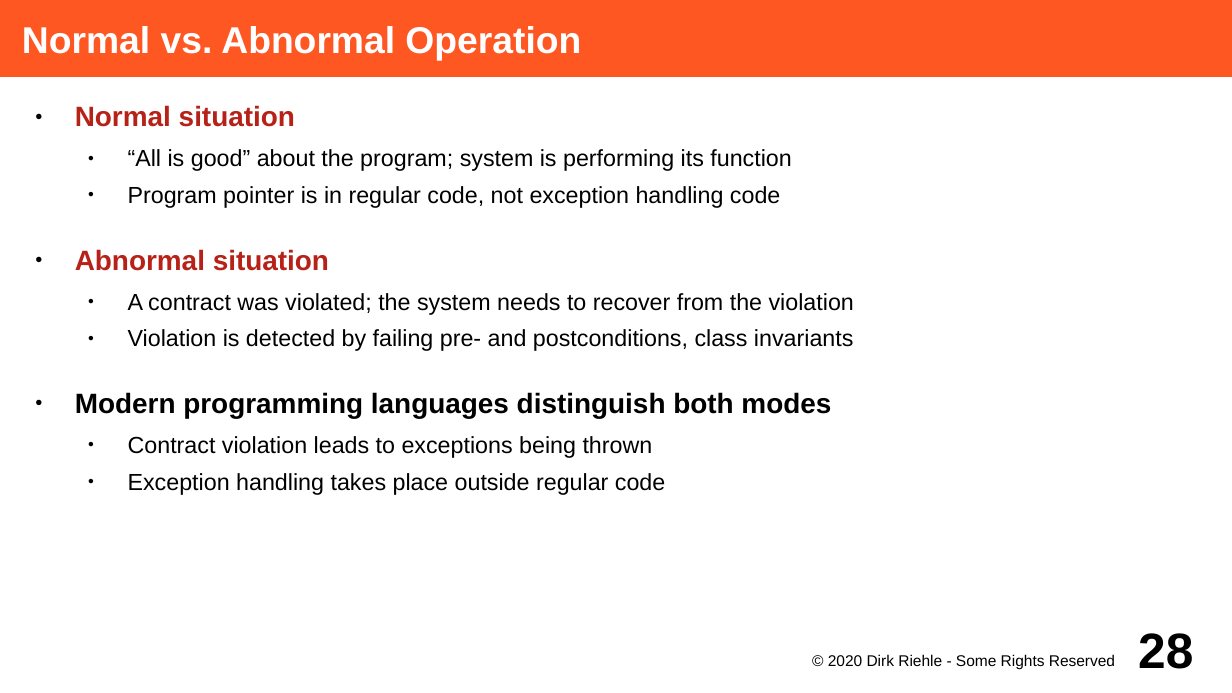
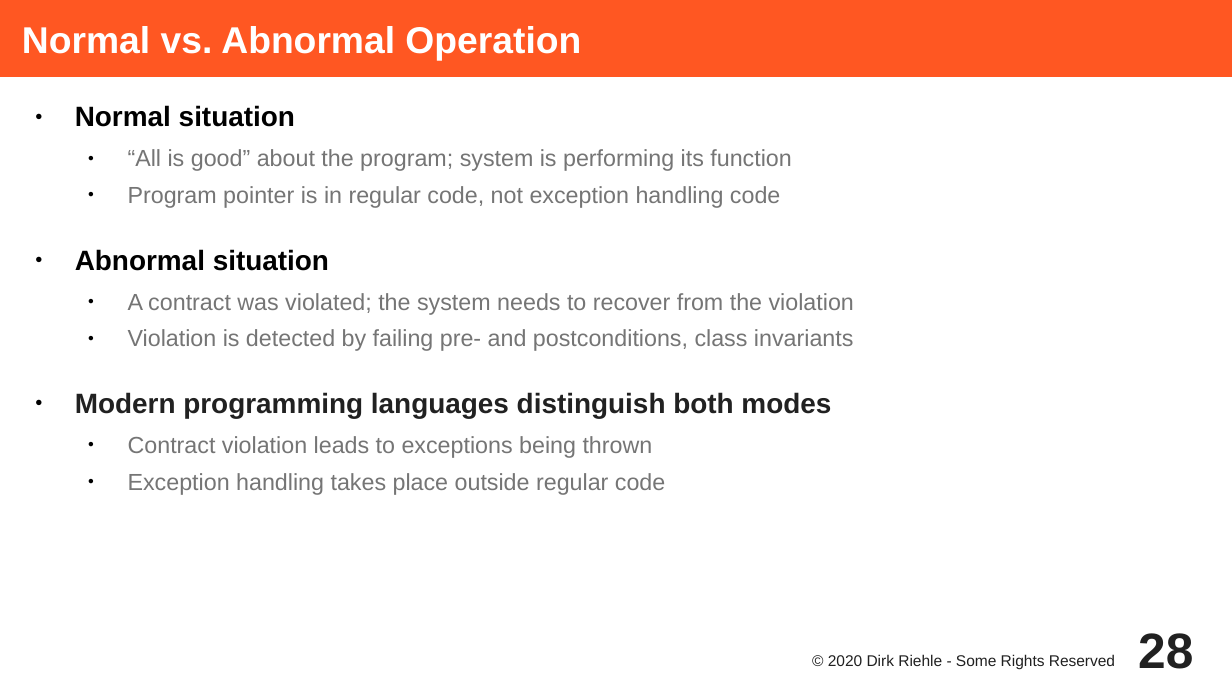
Before and after one commit to dirkriehle/adap-course, a slide deck: slide 28 of Lecture Slides/ADAP C05 - Design by Contract.odp. Drawn at 1232x693 pixels with LibreOffice and Linux fonts; fonts in the diff are those of the drawing. Boxes give left, top, right and bottom in pixels: in the first picture for what was removed or moved away, otherwise in the second. Text is boxed around its words. In the diff, an @@ line names an element or a change of style, - is before the commit and + after.

```diff
--- a/Lecture Slides/ADAP C05 - Design by Contract.odp
+++ b/Lecture Slides/ADAP C05 - Design by Contract.odp
@@ text "Normal situation" at box(75, 105, 854, 495): text colour #B62118 to #000000 in "Normal situation", "Abnormal situation"; text colour #000000 to #757575 in "“All is good” about the program; system ...", "Program pointer is in regular code, not ...", "A contract was violated; the system needs ...", "Violation is detected by failing pre- and ..." and 2 more places; text colour #000000 to #212121 in "Modern programming languages distinguish both modes" @@
@@ page number at box(1138, 633, 1193, 669): text colour #000000 to #212121 @@
@@ text "© 2020 Dirk Riehle - ..." at box(828, 654, 1115, 670): text colour #000000 to #212121 @@
```
Also in this commit, not shown: 33 other slides changed, 1 other file.
